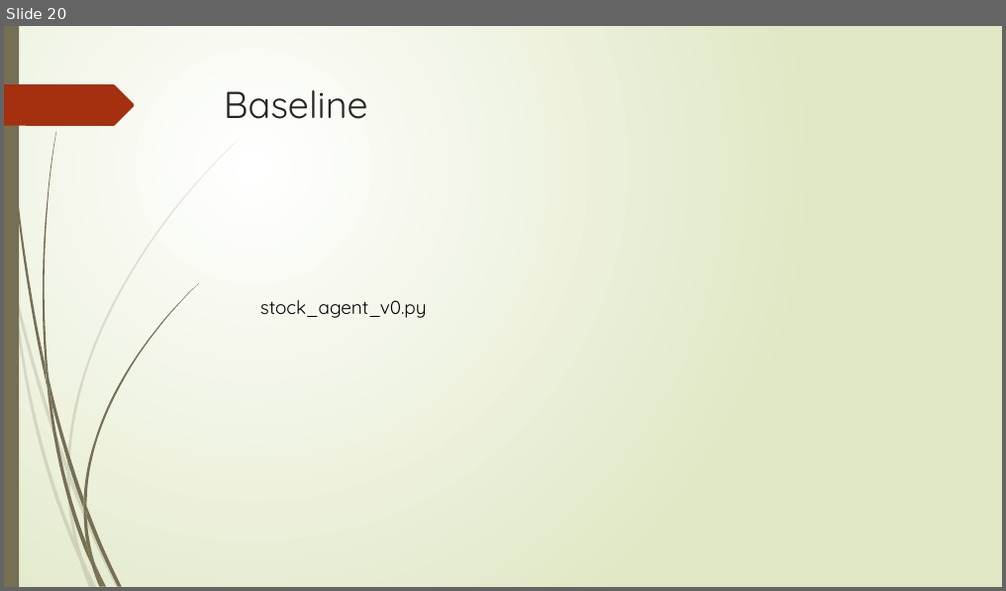
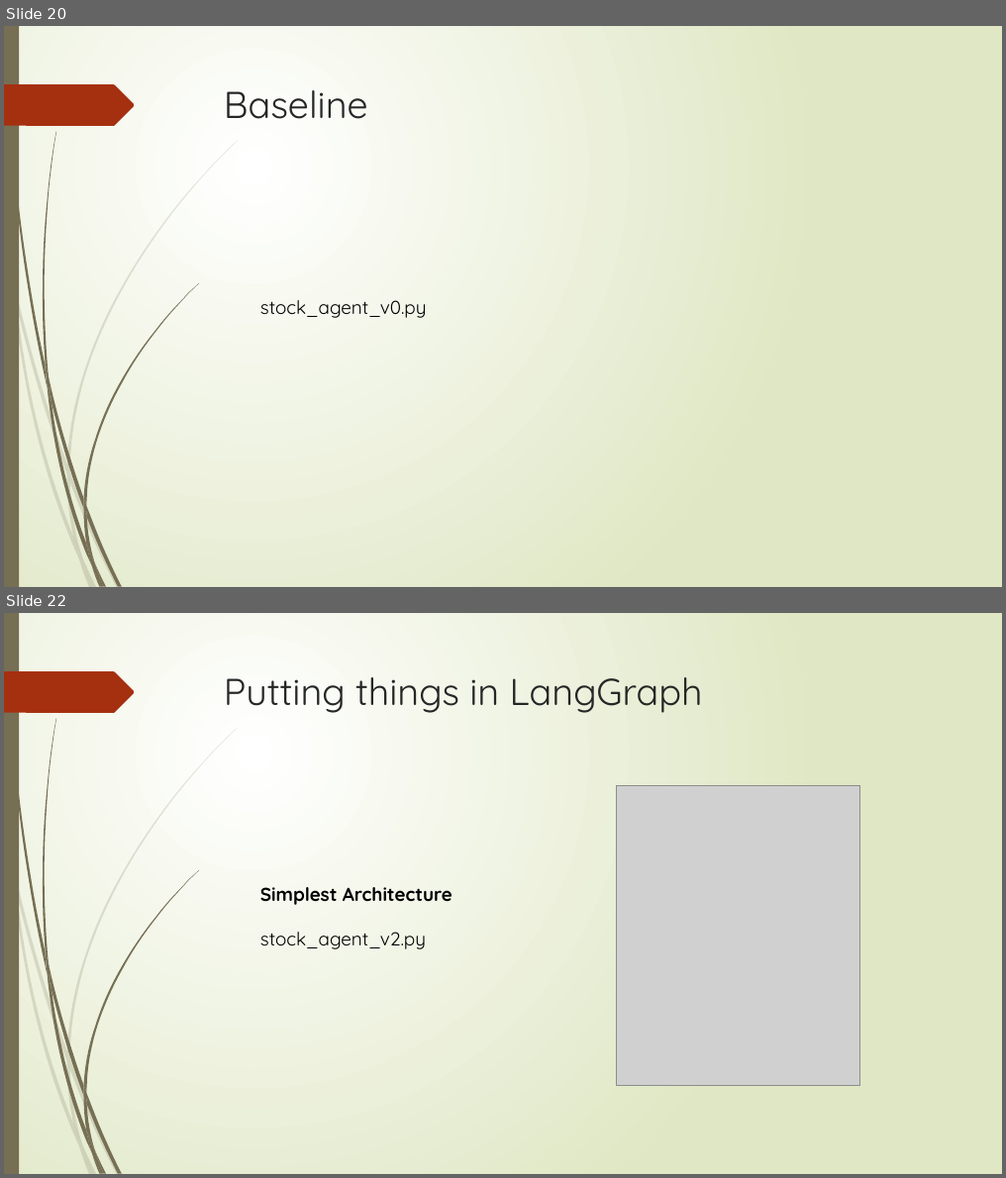
Before and after one commit to saiful1105020/stock_agent, a slide deck: workshop_slides.pptx. Shown one above the other, each under a label of ours: slide 20 before the commit, slides 20 and 22 after it; the slides between them are not shown. The pictures are 1006x591 and 1006x1178 pixels, drawn with LibreOffice and Linux fonts; fonts in the diff are those of the drawing; grey boxes stand for pictures. Boxes give left, top, right and bottom in pixels: in the first picture for what was removed or moved away, otherwise in the second. Text is boxed around its words. In the diff, an @@ line names an element or a change of style, - is before the commit and + after.

Commit message:
done with the simple template

```diff
--- a/workshop_slides.pptx
+++ b/workshop_slides.pptx
@@ slide 22 added at box(4, 613, 1002, 1174), background gradient #FFFFFF to #DFE8C4; not listed: 24 template elements that a slide beside it also shows @@
@@ title added at box(224, 677, 703, 713), 36 pt, text #262626 @@
+Putting things in LangGraph
@@ picture added at box(617, 786, 859, 1085) @@
@@ text added at box(260, 887, 452, 950), 18 pt, text #000000, bold @@
+Simplest Architecture
+stock_agent_v2.py
```
Also in this commit, not shown: 1 slide changed, 5 other files.
